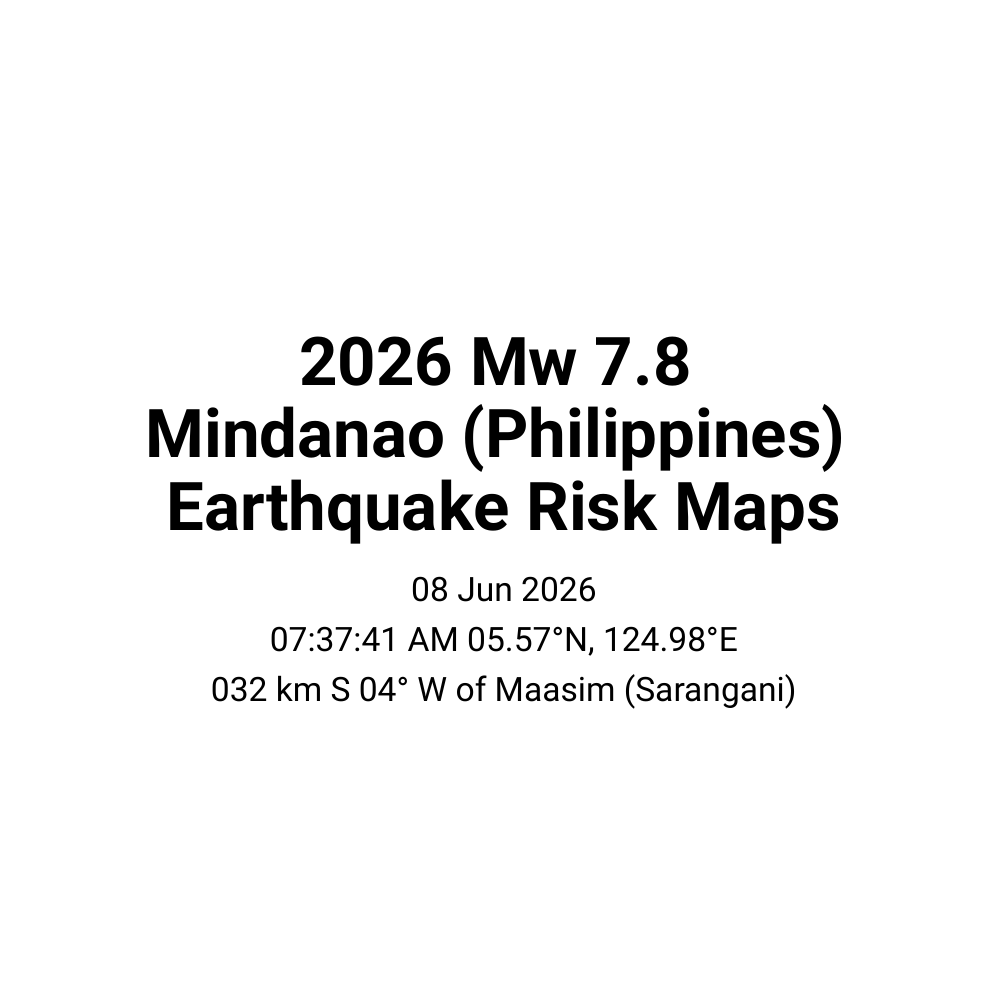
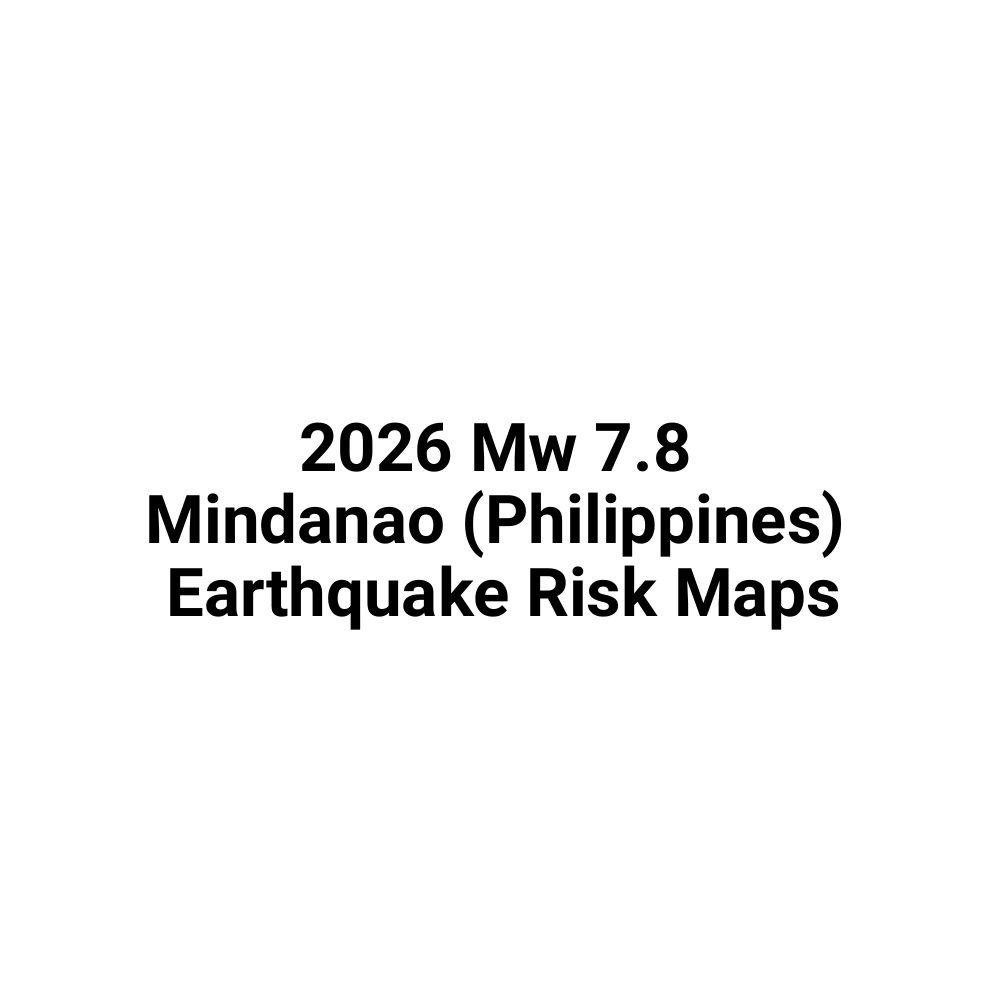
Before and after one commit to jtdimasaka/M78MaasimSaranganiEarthquakeRisk, a slide deck: slide 1 of docs/2026 Mw 7.8 Mindanao (Philippines) Earthquake Risk Maps.pptx. Drawn at 1008x1008 pixels with LibreOffice and Linux fonts; fonts in the diff are those of the drawing. Boxes give left, top, right and bottom in pixels: in the first picture for what was removed or moved away, otherwise in the second. Text is boxed around its words. In the diff, an @@ line names an element or a change of style, - is before the commit and + after.

```diff
--- a/docs/2026 Mw 7.8 Mindanao (Philippines) Earthquake Risk Maps.pptx
+++ b/docs/2026 Mw 7.8 Mindanao (Philippines) Earthquake Risk Maps.pptx
@@ title "2026 Mw 7.8 Mindanao (Philippines) ...": place and size @@
-title "2026 Mw 7.8 Mindanao (Philippines) ..." at (145, 336, 845, 544)
+title "2026 Mw 7.8 Mindanao (Philippines) ..." at (145, 422, 845, 630)
@@ subtitle removed at (211, 576, 797, 709) @@
-08 Jun 2026
-07:37:41 AM 05.57°N, 124.98°E
-032 km S 04° W of Maasim (Sarangani)
```
Also in this commit, not shown: 1 slide added, 2 other files.
